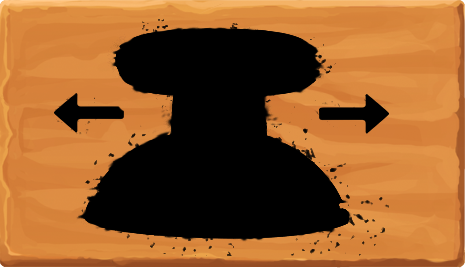
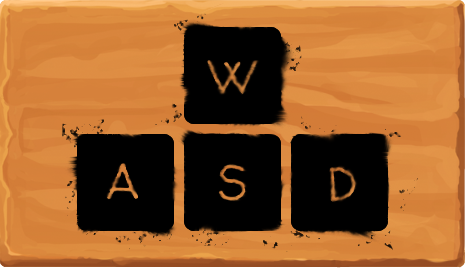
Layers edited between the first and the second 465 × 268 image:
added layer "Shape 1 copy" above "Shape 1" over [61, 13, 418, 252]
added layer "Shape 1" above "Layer 3 copy 7" over [61, 13, 418, 252]
hid "Layer 3 copy 7" over [53, 91, 388, 135]
hid "Layer 3 copy 6" over [319, 94, 389, 134]
hid "Layer 3 copy 5" over [75, 19, 389, 256]
hid "Layer 3 copy 4" over [75, 19, 389, 256]
hid "Layer 3 copy 3" over [75, 19, 389, 256]
hid "Layer 3 copy 2" over [75, 19, 389, 256]
